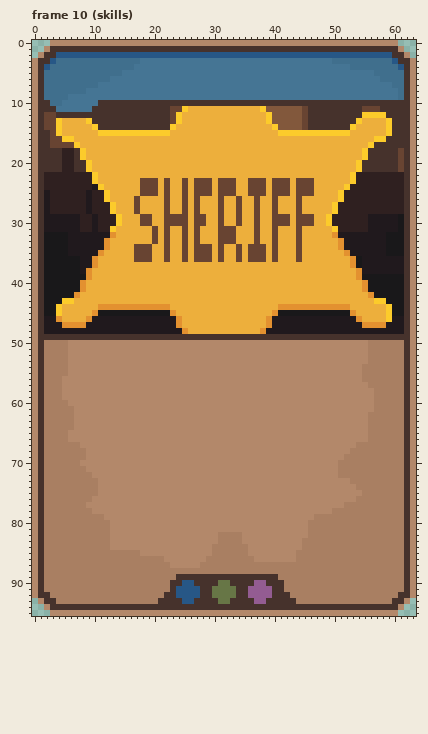
One commit to this pixel-art file: assets/cards/player_cards.ase. The picture above is the old version.
64x96 pixels, 31 frames. Colours within 5 levels of each other are drawn and written as one. Shown: frame 10 (skills). The commit also changed other frames, which this record leaves out.
Once edited:
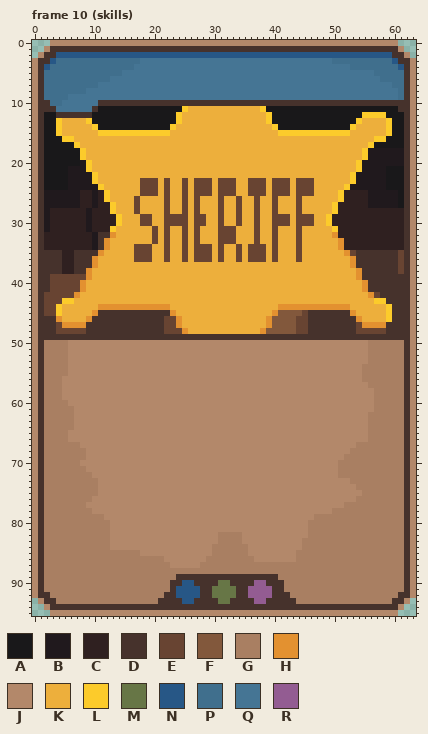
Palette (. is transparent): A #19181a  B #20191d  C #2f2020  D #46322c  E #684432  F #82583c  G #a97f62  H #e39130  J #b3886a  K #edaf3c  L #fccb2b  M #677646  N #275786  P #406f8d  Q #457594  R #935c92
The exact change:
Changed rows in their new state; - is an unchanged pixel.
Frame 10 (skills), layer "image":
first column x 2:
11 ---------AAAAAAAAAAAAAA--------------AAAAAAAAAAAAAAAAAAAAAA-
12 AA------AAAAAAAAAAAAAA----------------AAAAAAAAAAAAAAA----AAA
13 AA------AAAAAAAAAAAAAA----------------AAAAAAAAAAAAAA------AA
14 AA-------AAAAAAAAAAAA------------------AAAAAAAAAAAA-------AA
15 AA--------------------------------------------------------AA
16 AAA------------------------------------------------------AAA
17 AAAAA--------------------------------------------------AAAAA
18 AAAAAA------------------------------------------------BBBBBB
19 AAAAAA------------------------------------------------BBBBBB
20 AAAAAAB----------------------------------------------BBBBBBB
21 AAAABBB----------------------------------------------BBBBAAA
22 AAAABBBB--------------------------------------------BBBBBAAA
23 AAAABBBB--------------------------------------------BBBBBAAA
24 AAAABBBB-------------------------------------------BBBBBBAAA
25 -BBBBB-CB---------------------------------------------BBBBBA
26 -BBBBB-CB---------------------------------------------BBBBBA
27 -BBBBB-CB---------------------------------------------BBBBBA
29 -CCCCC-BC---------------------------------------------CCCCCC
30 -CCCCC-BC---------------------------------------------CCCCCC
31 -CCCCC-BC---------------------------------------------CCCCCC
32 CCCCCCCC-DD--------------------------------------CCCCCCCCCCC
33 CCCCCCCC-D----------------------------------------CCCCCCCCCC
34 CCCCCCCC-D----------------------------------------CCCCCCCCCC
35 DDDCCDDDD------------------------------------------EDDDDDDDE
36 DDDCCDDD--------------------------------------------DDDDDDDE
37 DDDCCDDD--------------------------------------------DDDDDDDE
38 DDDCCDD----------------------------------------------DDDDDDE
39 DEEEEEE----------------------------------------------DDDDDDD
40 DEEEEE------------------------------------------------DDDDDD
41 DEEEEE------------------------------------------------DDDDDD
42 EEEEE--------------------------------------------------EDDDD
43 EEE------------------------------------------------------DDD
44 EE--------------------------------------------------------DD
45 EE-------DDDDDDDDDDDD------------------FFFFEDDDDDDD-------DD
46 DD------DDDDDDDDDDDDEE----------------FFFFEEDDDDDDDD------DD
47 DDE----DDDDDDDDDDDDDEE----------------FFFFEEDDDDDDDDE----DDD
48 DDEEEEEDDDDDDDDDDDDDEEE--------------FFFFFEEDDDDDDDDEEEEEDDD
